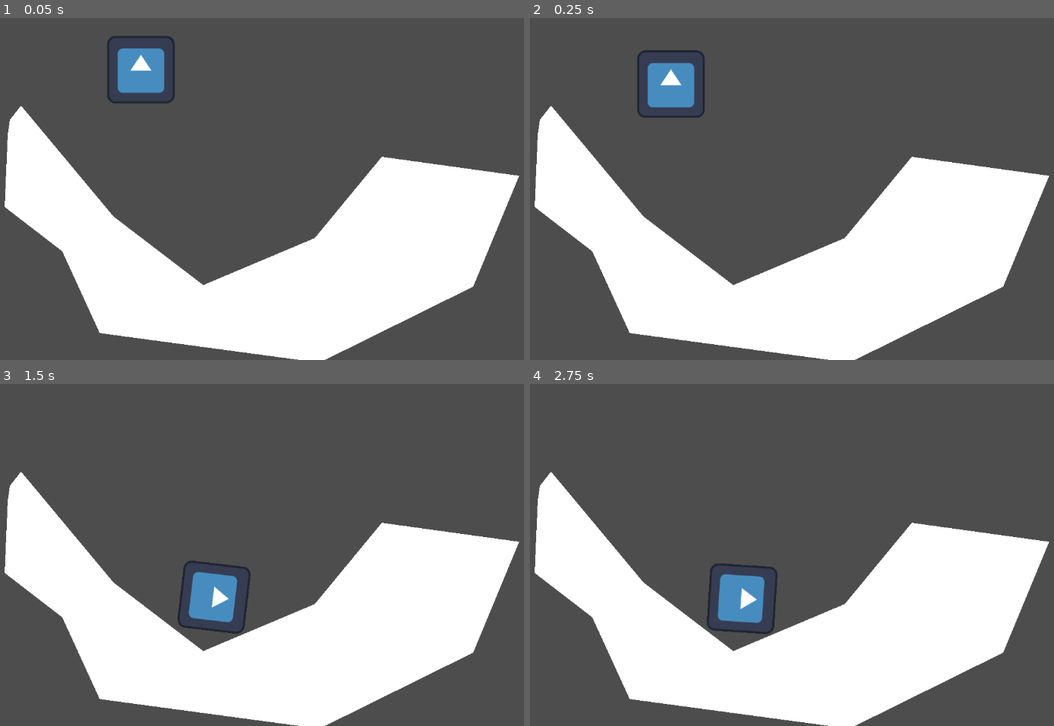
Above: before the commit, frames 1-4 (two rows, left to right).
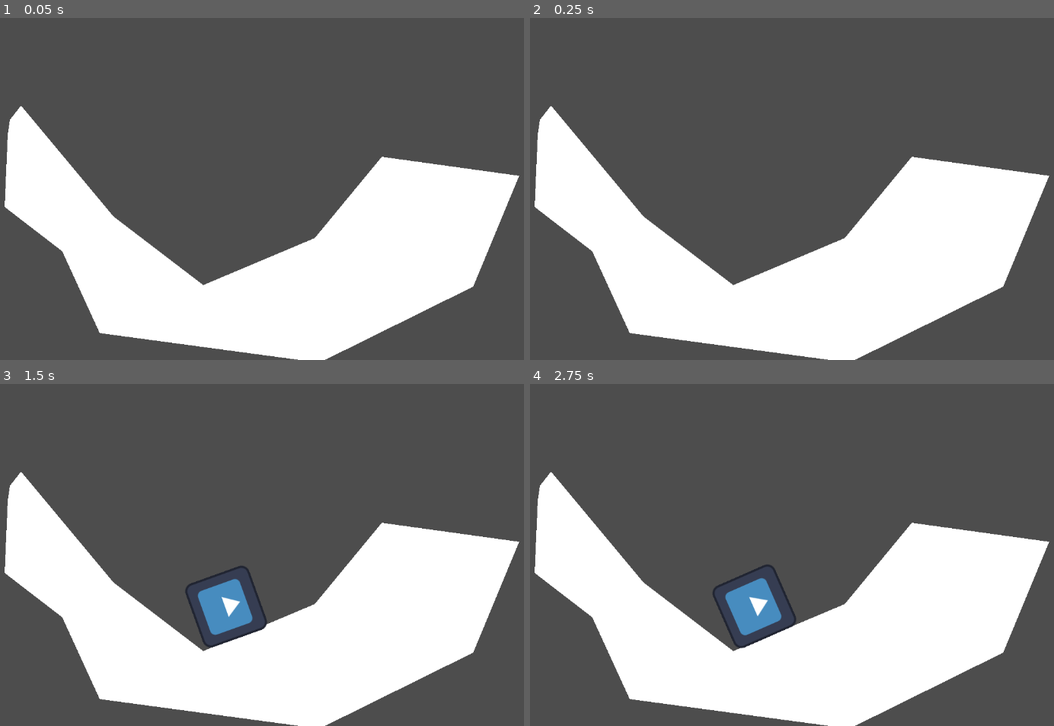
Above: after the commit, the same moments.

Repository: Hoatzinn/godottest
Game: Godot game, scene res://main_scene.tscn
Two runs of this game, one before a commit and one after it. Both use one fixed random seed, a clock stepped at 60 frames per second and the inputs below. The engine's default icon, where the game draws it, is replaced by a stand-in: a white triangle on a blue panel in a dark square.
Inputs:
- Up to frame 1 (0.05 s): no input
- Up to frame 2 (0.25 s): no input
- Up to frame 3 (1.5 s): no input
- Up to frame 4 (2.75 s): no input

The runs differ from the first frame. In frame 1, 1.5% of the frame differs, in the area x 20-34%, y 5-25%; in frame 2, 1.5%; in frame 3, 1.6%, in the area x 33-52%, y 51-78%; in frame 4, 1.6%.

Commit message:
Change mesh name to Weird mesh and change ball shape and sprite

Diff:
--- a/main_scene.tscn
+++ b/main_scene.tscn
@@ -4,15 +4,15 @@
 
 [node name="MainScene" type="Node2D"]
 
-[node name="StaticBody2D" type="StaticBody2D" parent="."]
+[node name="Weird mesh" type="StaticBody2D" parent="."]
 position = Vector2(225, 99)
 
-[node name="CollisionPolygon2D" type="CollisionPolygon2D" parent="StaticBody2D"]
+[node name="CollisionPolygon2D" type="CollisionPolygon2D" parent="Weird mesh"]
 position = Vector2(-52, 68)
 polygon = PackedVector2Array(-2, -1, 177, 213, 346, 340, 553, 249, 681, 98, 940, 133, 855, 342, 558, 483, 148, 428, 74, 277, -32, 192, -28, 59)
 
-[node name="Polygon2D" type="Polygon2D" parent="StaticBody2D"]
+[node name="Polygon2D" type="Polygon2D" parent="Weird mesh"]
 polygon = PackedVector2Array(-75, 94, -54, 67, 121, 277, 291, 407, 502, 318, 629, 164, 889, 200, 802, 410, 511, 554, 95, 498, 24, 343, -85, 259, -79, 121)
 
 [node name="Ball" parent="." instance=ExtResource("1_6obq7")]
-position = Vector2(398, 97)
+position = Vector2(467, -432)
